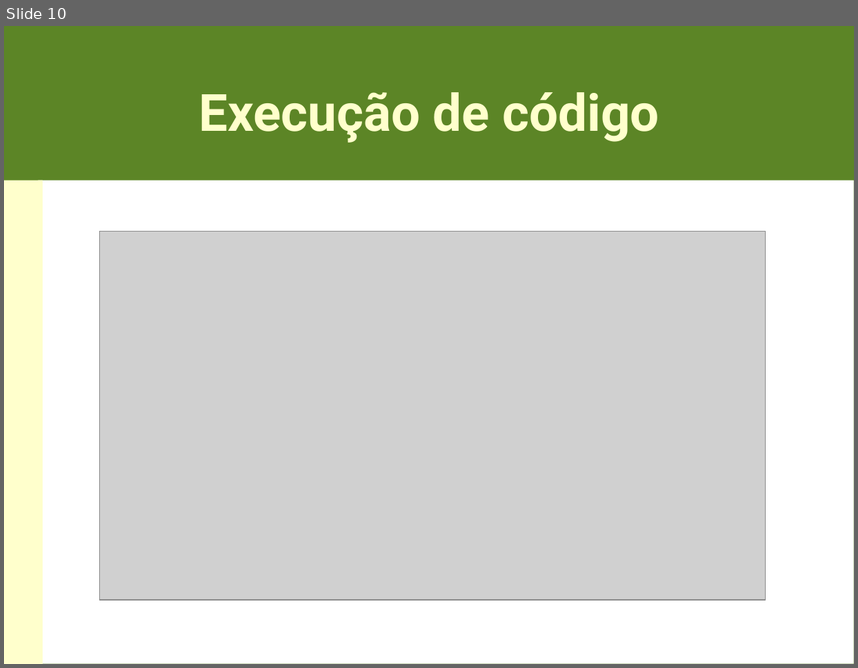
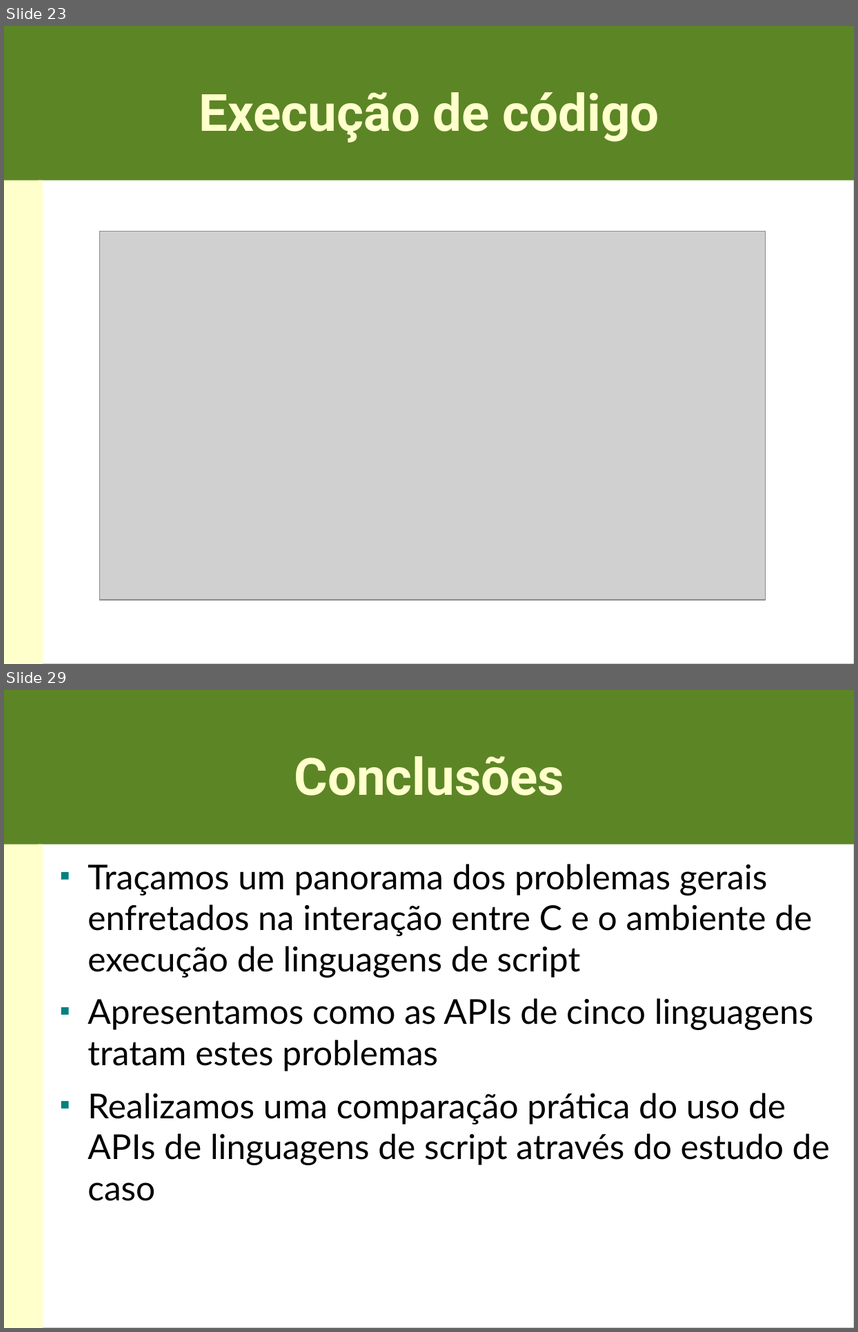
Before and after one commit to hishamhm/libscript, a slide deck: doc/apresentacao.odp. Shown one above the other, each under a label of ours: slide 10 before the commit, slides 23 and 29 after it; the slides between them are not shown. The pictures are 858x668 and 858x1332 pixels, drawn with LibreOffice and Linux fonts; fonts in the diff are those of the drawing; grey boxes stand for pictures. Boxes give left, top, right and bottom in pixels: in the first picture for what was removed or moved away, otherwise in the second. Text is boxed around its words. In the diff, an @@ line names an element or a change of style, - is before the commit and + after.

```diff
--- a/doc/apresentacao.odp
+++ b/doc/apresentacao.odp
@@ slide 29 added at [4,690,854,1328], background #5C8526; not listed: 2 template elements that a slide beside it also shows @@
@@ title added at [294,756,564,796], 48 pt, text #FFFFCC, bold @@
+Conclusões
@@ text added at [87,864,830,1201], 32 pt, text #000000 @@
+■ Traçamos um panorama dos problemas gerais enfretados na interação entre C e o ambiente de execução de linguagens de script
+■ Apresentamos como as APIs de cinco linguagens tratam estes problemas
+■ Realizamos uma comparação prática do uso de APIs de linguagens de script através do estudo de caso
@@ what was slide 10 is now slide 23 @@
```
Also in this commit, not shown: 6 slides changed, 21 other slides added, 2 slides removed, 1 other file.
